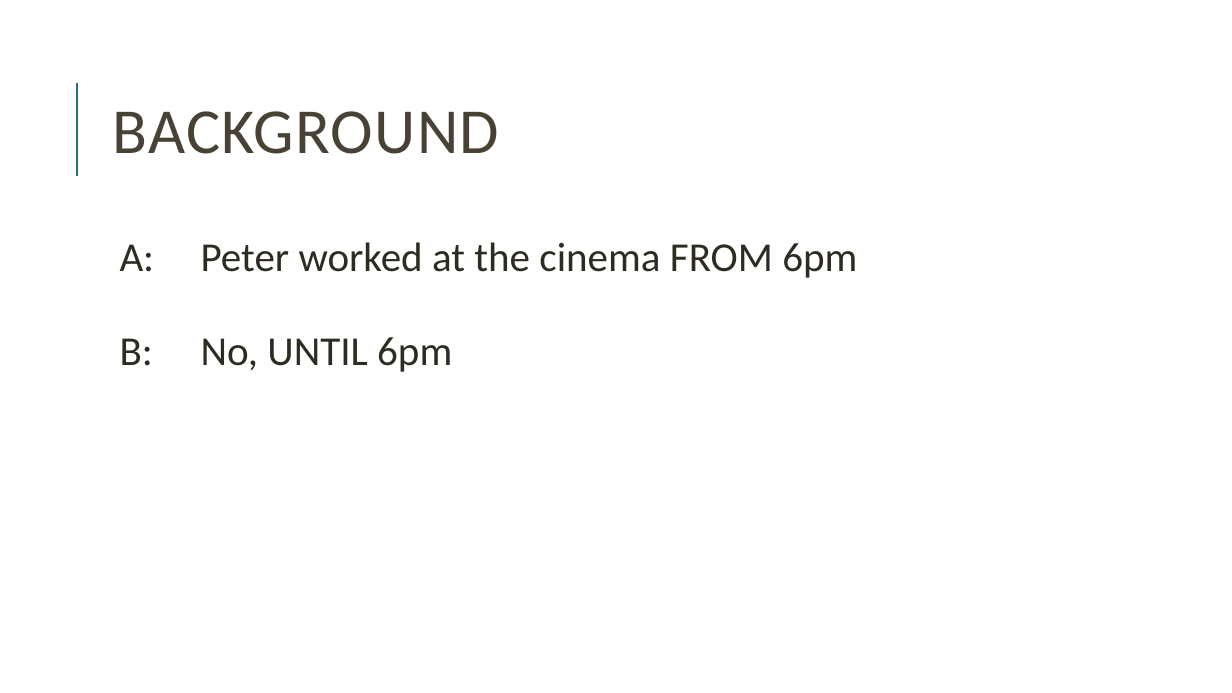
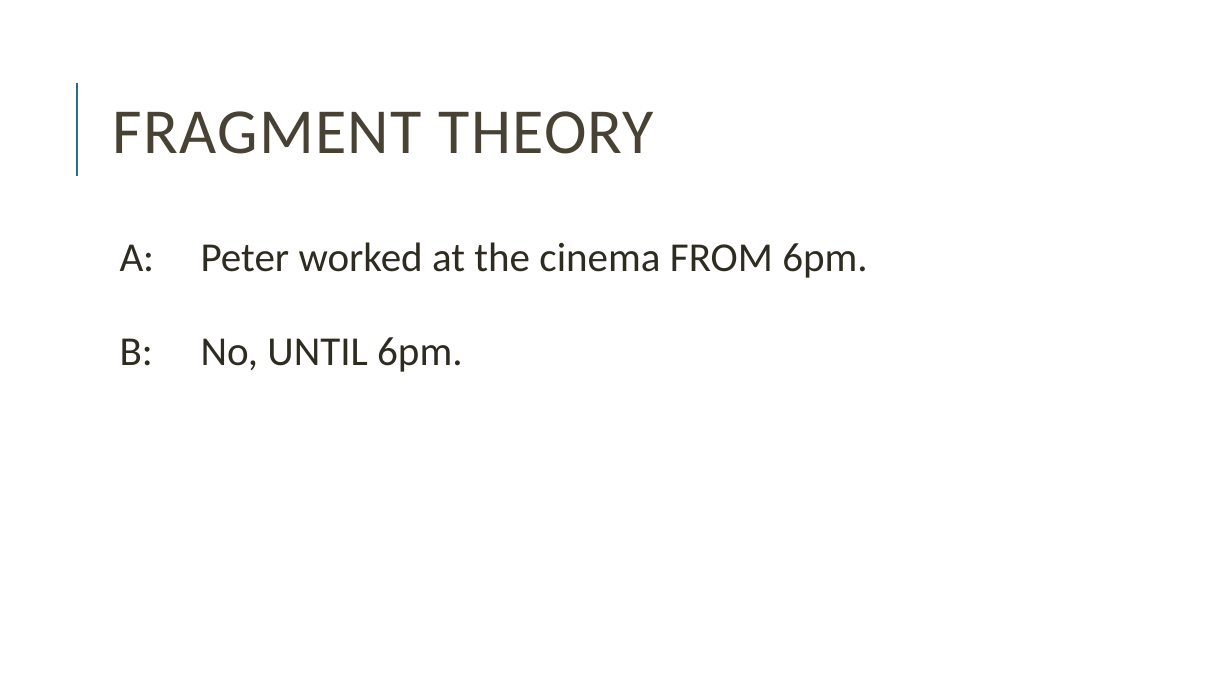
Before and after one commit to miriamschiele/MA, a slide deck: slide 3 of presentation/Miriam Schiele, MA presentation.pptx. Drawn at 1232x693 pixels with LibreOffice and Linux fonts; fonts in the diff are those of the drawing. Boxes give left, top, right and bottom in pixels: in the first picture for what was removed or moved away, otherwise in the second. Text is boxed around its words. In the diff, an @@ line names an element or a change of style, - is before the commit and + after.

```diff
--- a/presentation/Miriam Schiele, MA presentation.pptx
+++ b/presentation/Miriam Schiele, MA presentation.pptx
@@ title at [113, 111, 654, 154]: text changed @@
-BACKGROUND
+FRAGMENT THEORY
@@ text at [120, 242, 868, 372]: text changed @@
-  A: Peter worked at the cinema FROM 6pm
-  B: No, UNTIL 6pm
+  A: Peter worked at the cinema FROM 6pm.
+  B: No, UNTIL 6pm.
```
Also in this commit, not shown: 15 other slides changed, 32 slides added, 4 slides removed, 6 other files.
